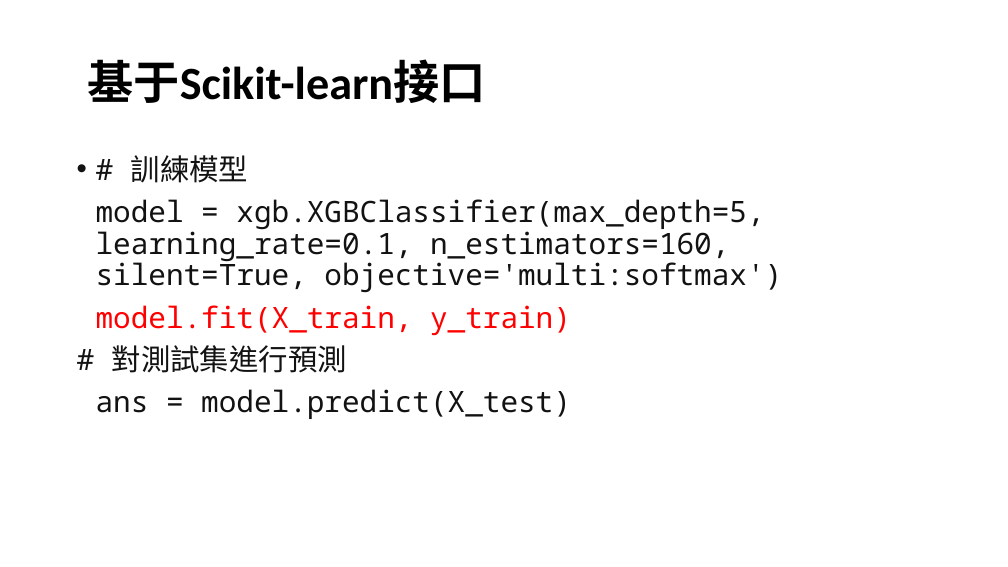
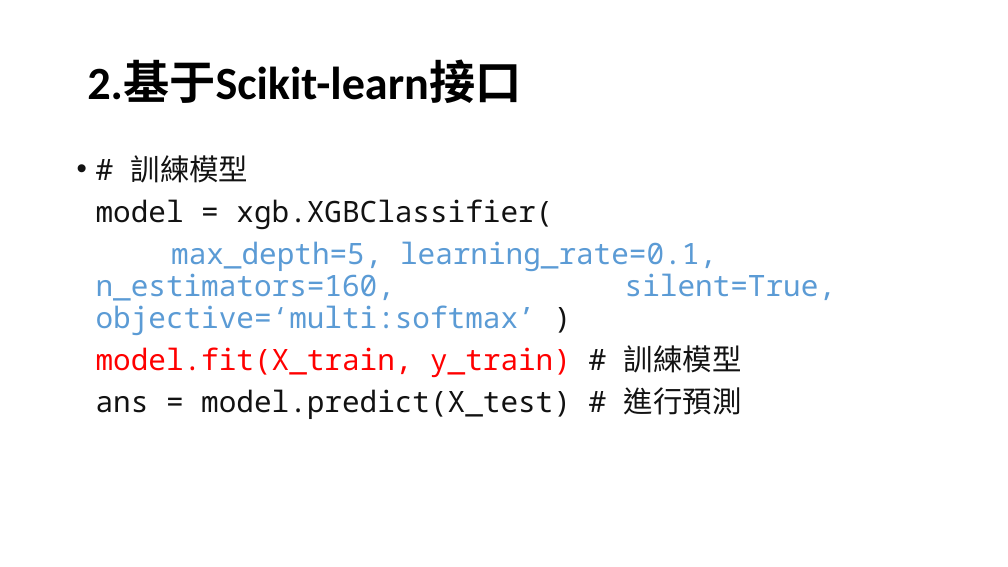
Before and after one commit to lokcyi/AI, a slide deck: slide 41 of ClassMaterial/20210308/XGBoost介紹.ppt (slide 22 before the commit). Drawn at 1008x567 pixels with LibreOffice and Linux fonts; fonts in the diff are those of the drawing. Boxes give left, top, right and bottom in pixels: in the first picture for what was removed or moved away, otherwise in the second. Text is boxed around its words. In the diff, an @@ line names an element or a change of style, - is before the commit and + after.

```diff
--- a/ClassMaterial/20210308/XGBoost介紹.ppt
+++ b/ClassMaterial/20210308/XGBoost介紹.ppt
@@ title at box(87, 61, 521, 103): text changed @@
-基于Scikit-learn接口
+2.基于Scikit-learn接口
@@ text at box(96, 199, 836, 419): text changed; text colour #121212 to #5B9BD5 @@
-model = xgb.XGBClassifier(max_depth=5, learning_rate=0.1, n_estimators=160, silent=True, objective='multi:softmax')
-model.fit(X_train, y_train)
-# 對測試集進行預測
-ans = model.predict(X_test)
+model = xgb.XGBClassifier(
+max_depth=5, learning_rate=0.1, n_estimators=160, silent=True, objective=‘multi:softmax’ )
+model.fit(X_train, y_train) # 訓練模型
+ans = model.predict(X_test) # 進行預測
```
Also in this commit, not shown: 10 other slides changed, 2 slides added, 4 other files.
